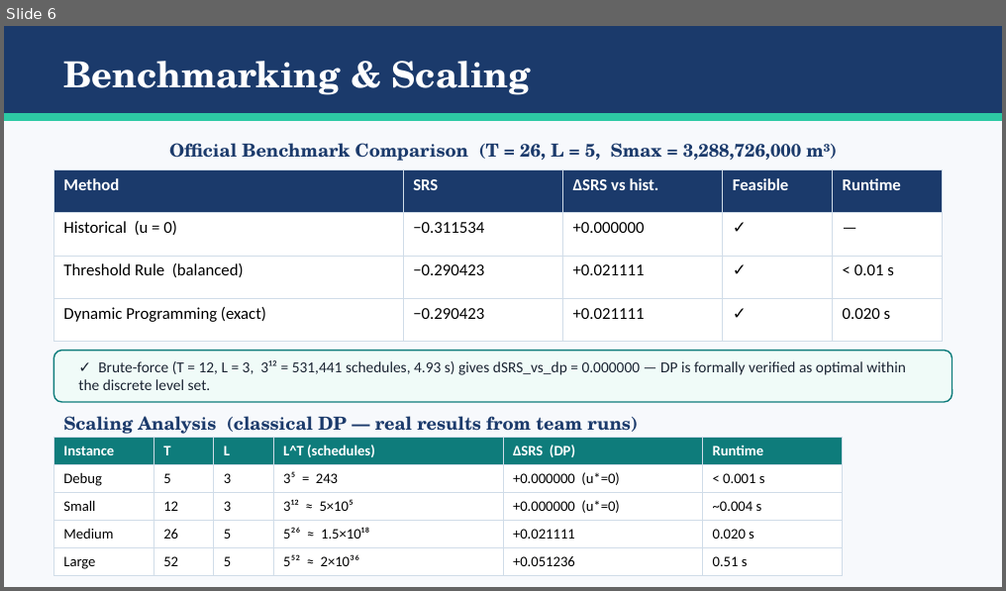
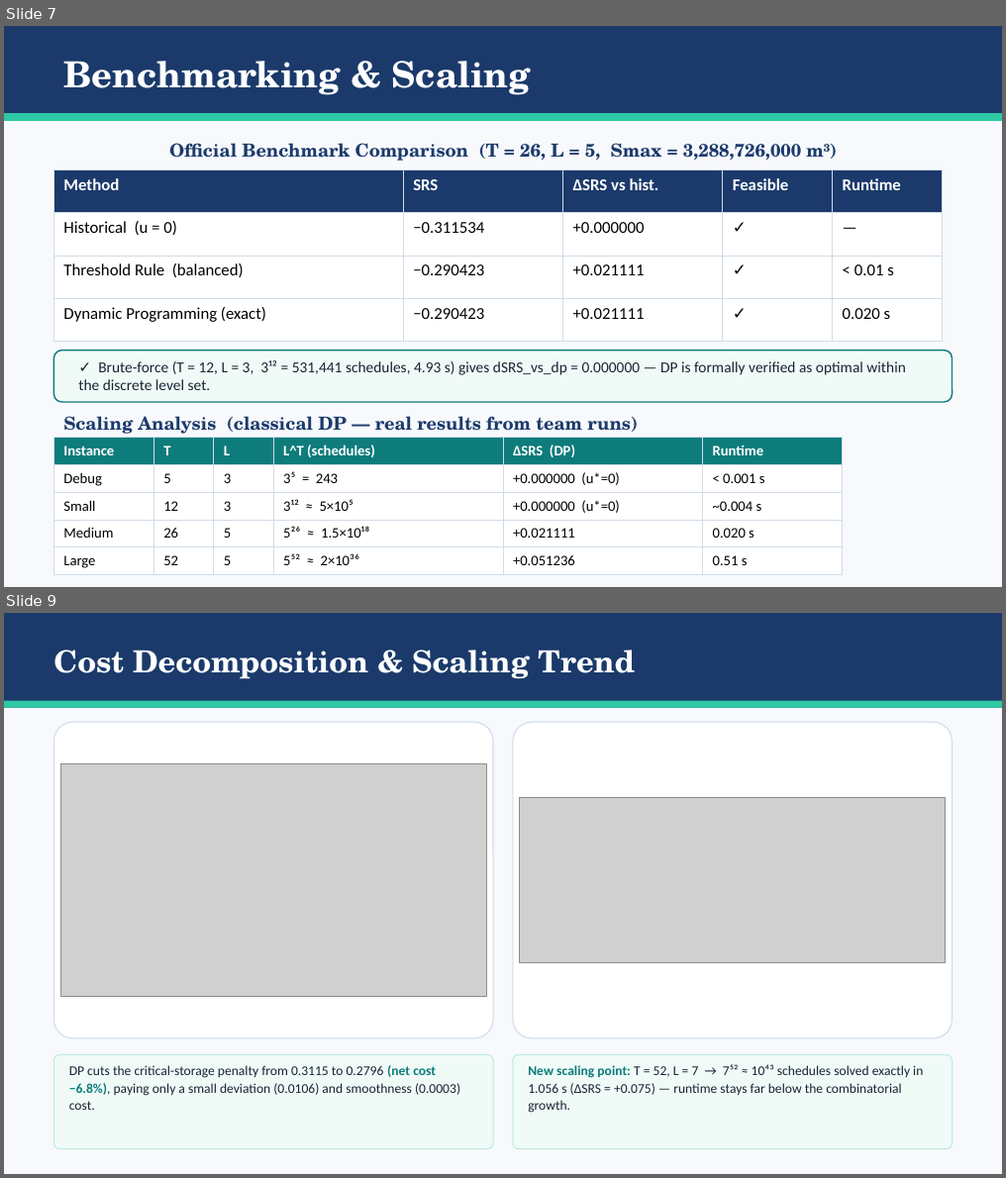
Before and after one commit to Hackathon-Puebla-2026/Equipo_04, a slide deck: Equipo04_FalconChallenge.pptx. Shown one above the other, each under a label of ours: slide 6 before the commit, slides 7 and 9 after it; the slides between them are not shown. The pictures are 1006x591 and 1006x1178 pixels, drawn with LibreOffice and Linux fonts; fonts in the diff are those of the drawing; grey boxes stand for pictures. Boxes give left, top, right and bottom in pixels: in the first picture for what was removed or moved away, otherwise in the second. Text is boxed around its words. In the diff, an @@ line names an element or a change of style, - is before the commit and + after.

```diff
--- a/Equipo04_FalconChallenge.pptx
+++ b/Equipo04_FalconChallenge.pptx
@@ slide 9 added at box(4, 613, 1002, 1174), background #F7F9FC @@
@@ rectangle added at box(4, 613, 1002, 708), fill #1B3A6B @@
@@ text added at box(54, 650, 635, 679), 22 pt, text #FFFFFF, bold @@
+Cost Decomposition & Scaling Trend
@@ rectangle added at box(4, 701, 1002, 708), fill #2DC9A4 @@
@@ rounded rectangle added at box(54, 722, 493, 1038), fill #FFFFFF, outline #D0DCE8 0.75 pt @@
@@ rounded rectangle added at box(513, 722, 952, 1038), fill #FFFFFF, outline #D0DCE8 0.75 pt @@
@@ picture added at box(60, 763, 487, 996) @@
@@ picture added at box(519, 797, 945, 963) @@
@@ rounded rectangle added at box(54, 1056, 493, 1149), fill #F0FBF8, outline #BFE9DC 0.75 pt @@
@@ rounded rectangle added at box(513, 1056, 952, 1149), fill #F0FBF8, outline #BFE9DC 0.75 pt @@
@@ text added at box(69, 1065, 460, 1110), 9.7 pt, text #1A2332 @@
+DP cuts the critical-storage penalty from 0.3115 to 0.2796 (net cost −6.8%), paying only a small deviation (0.0106) and smoothness (0.0003) cost.
@@ text added at box(528, 1064, 923, 1113), 9.7 pt, text #1A2332 @@
+New scaling point: T = 52, L = 7 → 7⁵² ≈ 10⁴³ schedules solved exactly in 1.056 s (ΔSRS = +0.075) — runtime stays far below the combinatorial growth.
@@ what was slide 6 is now slide 7 @@
```
Also in this commit, not shown: 4 slides changed, 4 other slides added, 1 slide removed.
